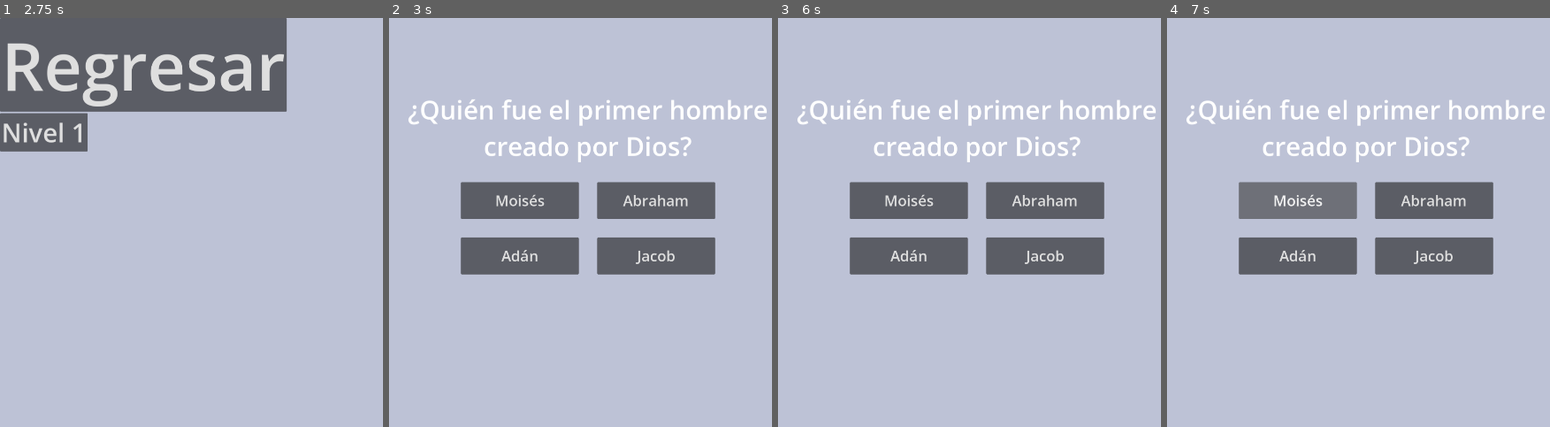
Above: before the commit, frames 1-4 (left to right).
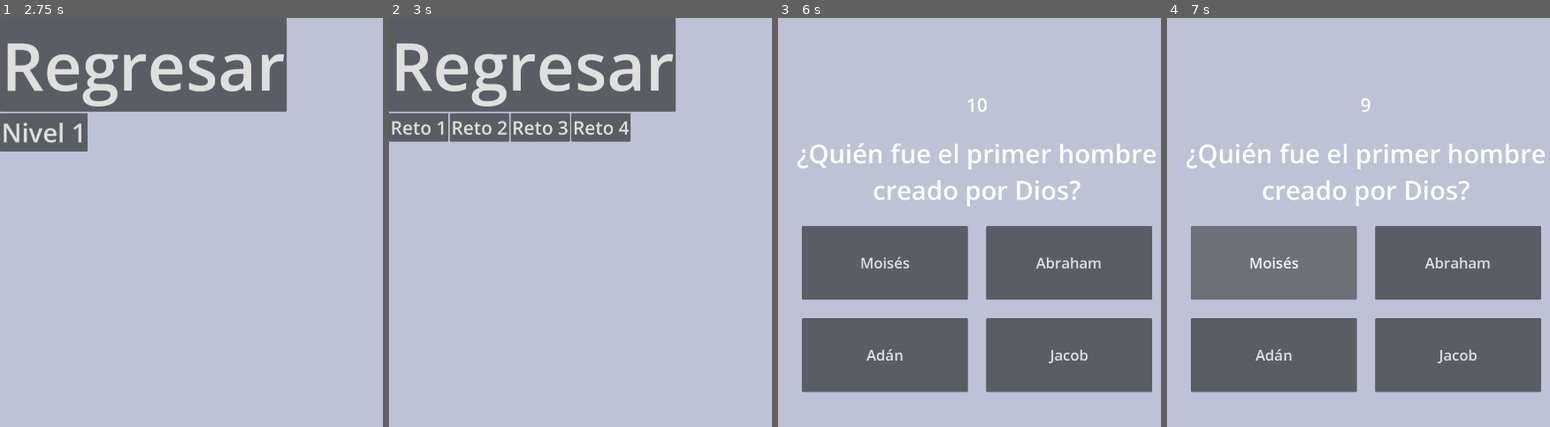
Above: after the commit, the same moments.

Repository: allanbts17/bibliaQuiz
Game: Godot game, scene res://scenes/main.tscn
Two runs of this game, one before a commit and one after it. Both use one fixed random seed, a clock stepped at 60 frames per second and the inputs below.
Inputs (mouse positions are in pixels of both pictures, inside the frame that each line leads up to):
- Up to frame 1 (2.75 s): click "Jugar" at 0.5 s; click "Regresar" at 1.25 s; click "Jugar" at 2 s
- Up to frame 2 (3 s): click "Nivel 1" at 2.75 s
- Up to frame 3 (6 s): click (908, 202) at 3.5 s, where only the run before the commit has a clickable "Moisés"; click (919, 62) at 4.25 s, where only the run after the commit has a clickable "Regresar"; click (1046, 202) at 5 s, where only the run before the commit has a clickable "Abraham"; click (808, 128) at 5.75 s, where only the run after the commit has a clickable "Reto 1"
- Up to frame 4 (7 s): click "Moisés" at 6.5 s

Frame 1 is identical in both runs. In frame 2, 34% of the frame differs, in the area x 0-99%, y 0-63%; in frame 3, 36%, in the area x 5-99%, y 19-92%; in frame 4, 36%.

Commit message:
change

Diff:
--- a/data/level1.json
+++ b/data/level1.json
@@ -100,7 +100,7 @@
 			"id": 1,
 			"dificulty": 1,
 			"max_points": 60,
-			"points_for_sucess": 40,
+			"points_for_success": 40,
 			"default_question_points": 10,
 			"questions": [
 				{
@@ -181,7 +181,7 @@
 			"id": 2,
 			"dificulty": 1,
 			"max_points": 60,
-			"points_for_sucess": 40,
+			"points_for_success": 40,
 			"default_question_points": 10,
 			"questions": [
 				{
@@ -248,6 +248,31 @@
 					"category": "vof"
 				}
 			]
+		},
+		{
+			"id": 3,
+			"dificulty": 1,
+			"max_points": 60,
+			"points_for_success": 40,
+			"default_question_points": 10,
+			"questions": [
+				{
+					"question": "¿Quién fue el libertador de Egipto?",
+					"sorted": "SMEIOS",
+					"answer": "MOISES",
+					"category": "oll"
+				},
+				{
+					"question": "Dios le prometió a Abraham una gran descendencia.",
+					"answer_code": true,
+					"category": "vof"
+				},
+				{
+					"question": "Abraham vivía en Egipto cuando Dios lo llamó.",
+					"answer_code": false,
+					"category": "vof"
+				}
+			]
 		}
 	]
 }
--- a/scenes/categories/elrc.tscn
+++ b/scenes/categories/chose_best_answer.tscn
@@ -1,6 +1,6 @@
 [gd_scene format=3 uid="uid://baj0s0ta23ur"]
 
-[ext_resource type="Script" uid="uid://dheh8x8j6lb0n" path="res://scripts/elrc.gd" id="1_l4qoo"]
+[ext_resource type="Script" uid="uid://dheh8x8j6lb0n" path="res://scripts/categories/chose_best_answer.gd" id="1_tlgea"]
 
 [node name="MarginContainer" type="MarginContainer" unique_id=367111364]
 anchors_preset = 15
@@ -12,11 +12,17 @@
 theme_override_constants/margin_top = 200
 theme_override_constants/margin_right = 12
 theme_override_constants/margin_bottom = 12
-script = ExtResource("1_l4qoo")
+script = ExtResource("1_tlgea")
 
 [node name="VBoxContainer" type="VBoxContainer" parent="." unique_id=2076104068]
 layout_mode = 2
 theme_override_constants/separation = 50
+
+[node name="TimeLabel" type="Label" parent="VBoxContainer" unique_id=482619582]
+layout_mode = 2
+theme_override_font_sizes/font_size = 50
+text = "30"
+horizontal_alignment = 1
 
 [node name="VBoxContainerQuestion" type="HBoxContainer" parent="VBoxContainer" unique_id=654489814]
 layout_mode = 2
@@ -42,14 +48,14 @@
 alignment = 1
 
 [node name="opc1" type="Button" parent="VBoxContainer/VBoxContainerButtons/HBoxContainer" unique_id=1664240330]
-custom_minimum_size = Vector2(320, 100)
+custom_minimum_size = Vector2(450, 200)
 layout_mode = 2
 theme_override_font_sizes/font_size = 40
 text = "Opción 1"
 autowrap_mode = 3
 
 [node name="opc2" type="Button" parent="VBoxContainer/VBoxContainerButtons/HBoxContainer" unique_id=914196198]
-custom_minimum_size = Vector2(320, 100)
+custom_minimum_size = Vector2(450, 200)
 layout_mode = 2
 theme_override_font_sizes/font_size = 40
 text = "Opción 2"
@@ -61,20 +67,24 @@
 alignment = 1
 
 [node name="opc3" type="Button" parent="VBoxContainer/VBoxContainerButtons/HBoxContainer2" unique_id=790123477]
-custom_minimum_size = Vector2(320, 100)
+custom_minimum_size = Vector2(450, 200)
 layout_mode = 2
 theme_override_font_sizes/font_size = 40
 text = "Opción 3"
 autowrap_mode = 3
 
 [node name="opc4" type="Button" parent="VBoxContainer/VBoxContainerButtons/HBoxContainer2" unique_id=1643038044]
-custom_minimum_size = Vector2(320, 100)
+custom_minimum_size = Vector2(450, 200)
 layout_mode = 2
 theme_override_font_sizes/font_size = 40
 text = "Opción 4"
 autowrap_mode = 3
 
+[node name="Timer" type="Timer" parent="." unique_id=892348571]
+autostart = true
+
 [connection signal="pressed" from="VBoxContainer/VBoxContainerButtons/HBoxContainer/opc1" to="." method="_on_opc_1_pressed"]
 [connection signal="pressed" from="VBoxContainer/VBoxContainerButtons/HBoxContainer/opc2" to="." method="_on_opc_2_pressed"]
 [connection signal="pressed" from="VBoxContainer/VBoxContainerButtons/HBoxContainer2/opc3" to="." method="_on_opc_3_pressed"]
 [connection signal="pressed" from="VBoxContainer/VBoxContainerButtons/HBoxContainer2/opc4" to="." method="_on_opc_4_pressed"]
+[connection signal="timeout" from="Timer" to="." method="_on_timer_timeout"]
--- /dev/null
+++ b/scenes/categories/sort_letters.tscn
@@ -0,0 +1,105 @@
+[gd_scene format=3 uid="uid://bvkbil2mimpee"]
+
+[node name="MarginContainer" type="MarginContainer" unique_id=1461904123]
+offset_right = 1080.0
+offset_bottom = 1920.0
+theme_override_constants/margin_left = 12
+theme_override_constants/margin_top = 200
+theme_override_constants/margin_right = 12
+theme_override_constants/margin_bottom = 12
+
+[node name="VBoxContainer" type="VBoxContainer" parent="." unique_id=312456749]
+layout_mode = 2
+theme_override_constants/separation = 50
+
+[node name="TimeLabel" type="Label" parent="VBoxContainer" unique_id=1805190913]
+layout_mode = 2
+theme_override_font_sizes/font_size = 50
+text = "30"
+horizontal_alignment = 1
+
+[node name="VBoxContainerQuestion" type="HBoxContainer" parent="VBoxContainer" unique_id=779466382]
+layout_mode = 2
+theme_override_constants/separation = 16
+alignment = 1
+
+[node name="question" type="Label" parent="VBoxContainer/VBoxContainerQuestion" unique_id=1074723040]
+custom_minimum_size = Vector2(500, 96)
+layout_mode = 2
+size_flags_horizontal = 3
+theme_override_font_sizes/font_size = 70
+text = "Pregunta"
+horizontal_alignment = 1
+autowrap_mode = 3
+
+[node name="VBoxContainerButtons" type="VBoxContainer" parent="VBoxContainer" unique_id=1487037490]
+layout_mode = 2
+theme_override_constants/separation = 50
+
+[node name="HBoxContainer" type="HBoxContainer" parent="VBoxContainer/VBoxContainerButtons" unique_id=195674393]
+layout_mode = 2
+theme_override_constants/separation = 50
+alignment = 1
+
+[node name="a" type="Button" parent="VBoxContainer/VBoxContainerButtons/HBoxContainer" unique_id=1430923034]
+custom_minimum_size = Vector2(100, 40)
+layout_mode = 2
+theme_override_font_sizes/font_size = 60
+text = "A"
+autowrap_mode = 3
+
+[node name="a2" type="Button" parent="VBoxContainer/VBoxContainerButtons/HBoxContainer" unique_id=255577808]
+custom_minimum_size = Vector2(100, 40)
+layout_mode = 2
+theme_override_font_sizes/font_size = 60
+text = "A"
+autowrap_mode = 3
+
+[node name="a3" type="Button" parent="VBoxContainer/VBoxContainerButtons/HBoxContainer" unique_id=601520475]
+custom_minimum_size = Vector2(100, 40)
+layout_mode = 2
+theme_override_font_sizes/font_size = 60
+text = "A"
+autowrap_mode = 3
+
+[node name="a4" type="Button" parent="VBoxContainer/VBoxContainerButtons/HBoxContainer" unique_id=1942975196]
+custom_minimum_size = Vector2(100, 40)
+layout_mode = 2
+theme_override_font_sizes/font_size = 60
+text = "A"
+autowrap_mode = 3
+
+[node name="a5" type="Button" parent="VBoxContainer/VBoxContainerButtons/HBoxContainer" unique_id=2079593161]
+custom_minimum_size = Vector2(100, 40)
+layout_mode = 2
+theme_override_font_sizes/font_size = 60
+text = "A"
+autowrap_mode = 3
+
+[node name="a6" type="Button" parent="VBoxContainer/VBoxContainerButtons/HBoxContainer" unique_id=1695413166]
+custom_minimum_size = Vector2(100, 40)
+layout_mode = 2
+theme_override_font_sizes/font_size = 60
+text = "A"
+autowrap_mode = 3
+
+[node name="a7" type="Button" parent="VBoxContainer/VBoxContainerButtons/HBoxContainer" unique_id=324632419]
+custom_minimum_size = Vector2(100, 40)
+layout_mode = 2
+theme_override_font_sizes/font_size = 60
+text = "A"
+autowrap_mode = 3
+
+[node name="a8" type="Button" parent="VBoxContainer/VBoxContainerButtons/HBoxContainer" unique_id=382658591]
+custom_minimum_size = Vector2(100, 40)
+layout_mode = 2
+theme_override_font_sizes/font_size = 60
+text = "A"
+autowrap_mode = 3
+
+[node name="a9" type="Button" parent="VBoxContainer/VBoxContainerButtons/HBoxContainer" unique_id=980748682]
+custom_minimum_size = Vector2(100, 40)
+layout_mode = 2
+theme_override_font_sizes/font_size = 60
+text = "A"
+autowrap_mode = 3
--- /dev/null
+++ b/scenes/categories/true_or_false.tscn
@@ -0,0 +1,69 @@
+[gd_scene format=3 uid="uid://c48lqc3tegixv"]
+
+[ext_resource type="Script" uid="uid://d0118e141bhrr" path="res://scripts/categories/true_or_false.gd" id="1_kl0f8"]
+
+[node name="MarginContainer" type="MarginContainer" unique_id=1102671410]
+anchors_preset = 15
+anchor_right = 1.0
+anchor_bottom = 1.0
+grow_horizontal = 2
+grow_vertical = 2
+theme_override_constants/margin_left = 12
+theme_override_constants/margin_top = 200
+theme_override_constants/margin_right = 12
+theme_override_constants/margin_bottom = 12
+script = ExtResource("1_kl0f8")
+
+[node name="VBoxContainer" type="VBoxContainer" parent="." unique_id=1287947359]
+layout_mode = 2
+theme_override_constants/separation = 50
+
+[node name="TimeLabel" type="Label" parent="VBoxContainer" unique_id=1082451093]
+layout_mode = 2
+theme_override_font_sizes/font_size = 50
+text = "30"
+horizontal_alignment = 1
+
+[node name="VBoxContainerQuestion" type="HBoxContainer" parent="VBoxContainer" unique_id=1208532234]
+layout_mode = 2
+theme_override_constants/separation = 16
+alignment = 1
+
+[node name="question" type="Label" parent="VBoxContainer/VBoxContainerQuestion" unique_id=191845374]
+custom_minimum_size = Vector2(500, 96)
+layout_mode = 2
+size_flags_horizontal = 3
+theme_override_font_sizes/font_size = 70
+text = "Pregunta"
+horizontal_alignment = 1
+autowrap_mode = 3
+
+[node name="VBoxContainerButtons" type="VBoxContainer" parent="VBoxContainer" unique_id=604991641]
+layout_mode = 2
+theme_override_constants/separation = 50
+
+[node name="HBoxContainer" type="HBoxContainer" parent="VBoxContainer/VBoxContainerButtons" unique_id=1783578835]
+layout_mode = 2
+theme_override_constants/separation = 50
+alignment = 1
+
+[node name="True" type="Button" parent="VBoxContainer/VBoxContainerButtons/HBoxContainer" unique_id=604531901]
+custom_minimum_size = Vector2(450, 200)
+layout_mode = 2
+theme_override_font_sizes/font_size = 40
+text = "Verdadero"
+autowrap_mode = 3
+
+[node name="False" type="Button" parent="VBoxContainer/VBoxContainerButtons/HBoxContainer" unique_id=1229471960]
+custom_minimum_size = Vector2(450, 200)
+layout_mode = 2
+theme_override_font_sizes/font_size = 40
+text = "Falso"
+autowrap_mode = 3
+
+[node name="Timer" type="Timer" parent="." unique_id=2142770614]
+autostart = true
+
+[connection signal="pressed" from="VBoxContainer/VBoxContainerButtons/HBoxContainer/True" to="." method="_on_true_pressed"]
+[connection signal="pressed" from="VBoxContainer/VBoxContainerButtons/HBoxContainer/False" to="." method="_on_false_pressed"]
+[connection signal="timeout" from="Timer" to="." method="_on_timer_timeout"]
--- /dev/null
+++ b/scenes/challengeSelect.tscn
@@ -0,0 +1,43 @@
+[gd_scene format=3 uid="uid://divg08ufvfqbx"]
+
+[ext_resource type="Script" uid="uid://c2xbfmwuiaghm" path="res://scripts/challenge_select.gd" id="1_38kby"]
+[ext_resource type="Texture2D" uid="uid://cfp27gic8vjy1" path="res://assets/background_test1.png" id="1_hq5ab"]
+
+[node name="main" type="Control" unique_id=1146434979]
+layout_mode = 3
+anchors_preset = 15
+anchor_right = 1.0
+anchor_bottom = 1.0
+grow_horizontal = 2
+grow_vertical = 2
+script = ExtResource("1_38kby")
+
+[node name="TextureRect" type="TextureRect" parent="." unique_id=445279000]
+layout_mode = 1
+anchors_preset = 15
+anchor_right = 1.0
+anchor_bottom = 1.0
+grow_horizontal = 2
+grow_vertical = 2
+texture = ExtResource("1_hq5ab")
+
+[node name="MarginContainer" type="MarginContainer" parent="." unique_id=867706505]
+layout_mode = 0
+offset_right = 40.0
+offset_bottom = 40.0
+
+[node name="VBoxContainer" type="VBoxContainer" parent="MarginContainer" unique_id=348371035]
+layout_mode = 2
+alignment = 1
+
+[node name="HBoxContainer" type="HBoxContainer" parent="MarginContainer/VBoxContainer" unique_id=1431221954]
+layout_mode = 2
+alignment = 1
+
+[node name="returnBtn" type="Button" parent="MarginContainer/VBoxContainer/HBoxContainer" unique_id=309017948]
+layout_mode = 2
+theme_override_font_sizes/font_size = 180
+text = "Regresar"
+
+[node name="HBoxContainer2" type="HBoxContainer" parent="MarginContainer/VBoxContainer" unique_id=445991921]
+layout_mode = 2
--- a/scenes/game.tscn
+++ b/scenes/game.tscn
@@ -2,7 +2,6 @@
 
 [ext_resource type="Script" uid="uid://bhs5tr3y53g6b" path="res://scripts/game.gd" id="1_lnu2h"]
 [ext_resource type="Texture2D" uid="uid://cfp27gic8vjy1" path="res://assets/background_test1.png" id="1_uwrxv"]
-[ext_resource type="PackedScene" uid="uid://baj0s0ta23ur" path="res://scenes/categories/elrc.tscn" id="3_lbhrr"]
 
 [node name="Control" type="Control" unique_id=1550316644]
 layout_mode = 3
@@ -21,12 +20,3 @@
 grow_horizontal = 2
 grow_vertical = 2
 texture = ExtResource("1_uwrxv")
-
-[node name="elrc_test" parent="." unique_id=367111364 instance=ExtResource("3_lbhrr")]
-visible = false
-layout_mode = 0
-anchors_preset = 0
-anchor_right = 0.0
-anchor_bottom = 0.0
-grow_horizontal = 1
-grow_vertical = 1
--- /dev/null
+++ b/scripts/categories/chose_best_answer.gd
@@ -0,0 +1,70 @@
+extends Category
+
+class_name ChoseBestOption
+
+var options: Array = []
+var answer_code: int
+var answer_label: Variant
+var time_left: int = 30
+
+func _ready() -> void:
+	default_time = 10
+	time_left = default_time
+	update_time_label()
+
+func update_time_label() -> void:
+	if has_node("VBoxContainer/TimeLabel"):
+		$VBoxContainer/TimeLabel.text = str(time_left)
+
+func _on_timer_timeout() -> void:
+	if time_left > 0:
+		time_left -= 1
+		update_time_label()
+		if time_left <= 0:
+			on_failed()
+
+func setup(_options: Array,
+			_question: String,
+			_dificulty: int,
+			_max_points: int,
+			_points_for_sucess: int,
+			_default_question_points: int,
+			_answer_code: int,
+			_answer_label: Variant,
+			_id: String,
+			_category_name: String) -> void:
+	options = _options
+	question = _question
+	dificulty = _dificulty
+	max_points = _max_points
+	points_for_sucess = _points_for_sucess
+	default_question_points = _default_question_points
+	answer_code = _answer_code
+	answer_label = _answer_label
+	id = _id
+	category_name = _category_name
+
+
+	$VBoxContainer/VBoxContainerButtons/HBoxContainer/opc1.text = str(GlobalData.normalize_number(options[0]))
+	$VBoxContainer/VBoxContainerButtons/HBoxContainer/opc2.text = str(GlobalData.normalize_number(options[1]))
+	$VBoxContainer/VBoxContainerButtons/HBoxContainer2/opc3.text = str(GlobalData.normalize_number(options[2]))
+	$VBoxContainer/VBoxContainerButtons/HBoxContainer2/opc4.text = str(GlobalData.normalize_number(options[3]))
+	$VBoxContainer/VBoxContainerQuestion/question.text = question
+
+func common_pressed(code: int):
+	if answer_code == code:
+		on_success(10)
+	else:
+		on_failed()
+
+func _on_opc_1_pressed() -> void:
+	common_pressed(0)
+
+func _on_opc_2_pressed() -> void:
+	common_pressed(1)
+
+func _on_opc_3_pressed() -> void:
+	common_pressed(2)
+
+func _on_opc_4_pressed() -> void:
+	common_pressed(3)
--- /dev/null
+++ b/scripts/categories/true_or_false.gd
@@ -0,0 +1,46 @@
+extends Category
+
+class_name TrueOrFalse
+
+var answer_code: bool
+var time_left: int = 30
+
+func _ready() -> void:
+	default_time = 10
+	time_left = default_time
+	update_time_label()
+
+func update_time_label() -> void:
+	if has_node("VBoxContainer/TimeLabel"):
+		$VBoxContainer/TimeLabel.text = str(time_left)
+
+func _on_timer_timeout() -> void:
+	if time_left > 0:
+		time_left -= 1
+		update_time_label()
+		if time_left <= 0:
+			on_failed()
+
+func setup(_question: String,
+			_dificulty: int,
+			_max_points: int,
+			_points_for_sucess: int,
+			_default_question_points: int,
+			_answer_code: bool,
+			_id: String,
+			_category_name: String) -> void:
+	question = _question
+	dificulty = _dificulty
+	max_points = _max_points
+	points_for_sucess = _points_for_sucess
+	default_question_points = _default_question_points
+	answer_code = _answer_code
+	id = _id
+	category_name = _category_name
+	$VBoxContainer/VBoxContainerQuestion/question.text = question
+
+func _on_true_pressed() -> void:
+	on_success(10)
+
+func _on_false_pressed() -> void:
+	on_failed()
--- /dev/null
+++ b/scripts/challenge_select.gd
@@ -0,0 +1,23 @@
+class_name ChallengeSelect
+extends Control
+
+
+func _ready() -> void:
+	var buttonContainer = $MarginContainer/VBoxContainer/HBoxContainer2
+	#GameData.load_game()
+	var level_data = GlobalData.level
+	var categories: Array = GameData.data.categories
+	var challenges: Array = level_data.challenges as Array
+	var count = 0
+	for ch in challenges:
+		var button = Button.new()
+		button.text = "Reto " + str(count+1)
+		#button.size = Vector2(238,104)
+		button.add_theme_font_size_override("font_size", 50)
+		button.pressed.connect(_on_btn_pressed.bind(count))
+		buttonContainer.add_child(button)
+		count += 1
+
+func _on_btn_pressed(challenge: int):
+	GlobalData.challenge = challenge
+	get_tree().change_scene_to_file("res://scenes/game.tscn")
--- a/scripts/elrc.gd
+++ /dev/null
@@ -1,49 +0,0 @@
-extends Category
-
-class_name ChoseBestOption
-
-var options: Array[String] = []
-var answer_code: int
-var answer_label: String
-
-func _ready() -> void:
-	id = "elrc"
-	category_name = "Escoger la respuesta correcta"
-	default_time = 30
-
-func setup(_options: Array[String], _question: String, _dificulty: int,
-					_max_points: int, _points_for_sucess: int, _default_question_points: int,
-					_answer_code: int, _answer_label: String) -> void:
-	options = _options
-	question = _question
-	dificulty = _dificulty
-	max_points = _max_points
-	points_for_sucess = _points_for_sucess
-	default_question_points = _default_question_points
-	answer_code = _answer_code
-	answer_label = _answer_label
-
-
-	$VBoxContainer/VBoxContainerButtons/HBoxContainer/opc1.text = options[0]
-	$VBoxContainer/VBoxContainerButtons/HBoxContainer/opc2.text = options[1]
-	$VBoxContainer/VBoxContainerButtons/HBoxContainer2/opc3.text = options[2]
-	$VBoxContainer/VBoxContainerButtons/HBoxContainer2/opc4.text = options[3]
-	$VBoxContainer/VBoxContainerQuestion/question.text = question
-
-func common_pressed(code: int):
-	if answer_code == code:
-		on_success(10)
-	else:
-		on_failed()
-
-func _on_opc_1_pressed() -> void:
-	common_pressed(0)
-
-func _on_opc_2_pressed() -> void:
-	common_pressed(1)
-
-func _on_opc_3_pressed() -> void:
-	common_pressed(2)
-
-func _on_opc_4_pressed() -> void:
-	common_pressed(3)
--- a/scripts/game.gd
+++ b/scripts/game.gd
@@ -4,41 +4,56 @@
 var question
 var category
 var question_index = 0
-var challenge_index = 0
+var challenge_index = 1
 
-var chose_best_option = preload("res://scenes/categories/elrc.tscn")
+var chose_best_option = preload("res://scenes/categories/chose_best_answer.tscn")
+var true_or_false = preload("res://scenes/categories/true_or_false.tscn")
 
 func _ready() -> void:
-	var level_data = GameData.level_1
-	challenge = level_data.challenges[0]
+	var level_data = GlobalData.level
+	var categories: Array = GameData.data.categories
+	challenge = level_data.challenges[GlobalData.challenge]
 	question = challenge.questions[0]
 	update_challenge()
-
 
 #func _process(delta: float) -> void:
 	#pass
 func update_challenge():
 	var level_data = GameData.level_1
-	challenge = level_data.challenges[challenge_index]
+	challenge = level_data.challenges[GlobalData.challenge]
 	question = challenge.questions[question_index]
 	add_category_scene()
 	question_index += 1
 
 func add_category_scene():
 	match question.category:
-		"elrc":
-			category = chose_best_option.instantiate()
-			print(question)
+		"elrc","qd","elcc","elp","qs":
+			category = chose_best_option.instantiate() as ChoseBestOption
 			category.game_scene = self
 			category.setup(
-				GlobalData.to_typed_string_array(question.options),
+				question.options,
 				question.question,
 				challenge.dificulty,
 				challenge.max_points,
 				challenge.points_for_success,
 				challenge.default_question_points,
 				question.answer_code,
-				question.answer_label
+				question.answer_label,
+				GlobalData.get_category_by_id(question.category).id,
+				GlobalData.get_category_by_id(question.category).name
+			)
+		"vof":
+			category = true_or_false.instantiate() as TrueOrFalse
+			category.game_scene = self
+			category.setup(
+				question.question,
+				challenge.dificulty,
+				challenge.max_points,
+				challenge.points_for_success,
+				challenge.default_question_points,
+				question.answer_code,
+				GlobalData.get_category_by_id(question.category).id,
+				GlobalData.get_category_by_id(question.category).name
 			)
 	add_child(category)
 
--- a/scripts/globals/global_data.gd
+++ b/scripts/globals/global_data.gd
@@ -1,6 +1,6 @@
 extends Node
 
-var level = 1
+var level
 var challenge = 0
 
 func to_typed_string_array(arr: Array) -> Array[String]:
@@ -8,3 +8,19 @@
 	for item in arr:
 		typed.append(item)
 	return typed
+
+func get_category_by_id(id: String):
+	var result = GameData.data.categories.filter(func(c): return c["id"] == id)
+	return result[0]
+
+func normalize_number(value):
+	match typeof(value):
+		TYPE_FLOAT:
+			if is_equal_approx(value, int(value)):
+				return int(value)
+			return value
+
+		TYPE_STRING:
+			return value
+		_:
+			return value
--- a/scripts/level_select.gd
+++ b/scripts/level_select.gd
@@ -6,4 +6,5 @@
 
 
 func _on_leve_1_btn_pressed() -> void:
-	get_tree().change_scene_to_file("res://scenes/game.tscn")
+	GlobalData.level = GameData.level_1
+	get_tree().change_scene_to_file("res://scenes/challengeSelect.tscn")
Renamed: scripts/elrc.gd.uid -> scripts/categories/chose_best_answer.gd.uid
Not shown, added: scripts/categories/true_or_false.gd.uid
Not shown, added: scripts/challenge_select.gd.uid
